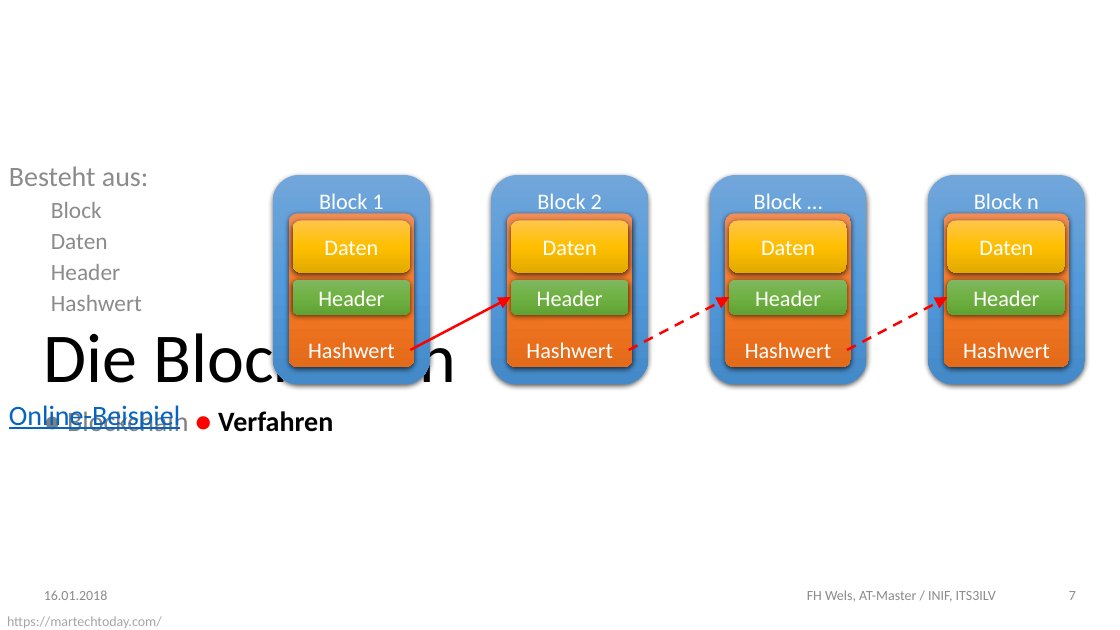
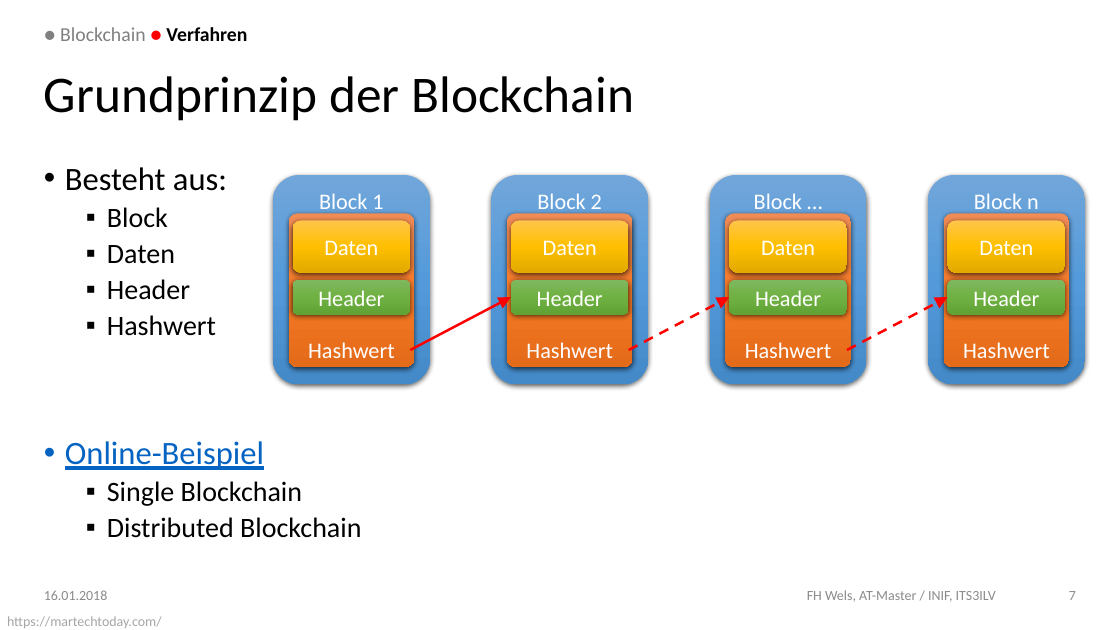
Before and after one commit to DoSchoe/ITS, a slide deck: slide 7 of Präsentation/Blockchain – Technologie.pptx. Drawn at 1120x630 pixels with LibreOffice and Linux fonts; fonts in the diff are those of the drawing; background and template pictures are left out. Boxes give left, top, right and bottom in pixels: in the first picture for what was removed or moved away, otherwise in the second. Text is boxed around its words. In the diff, an @@ line names an element or a change of style, - is before the commit and + after.

```diff
--- a/Präsentation/Blockchain – Technologie.pptx
+++ b/Präsentation/Blockchain – Technologie.pptx
@@ text "● Blockchain ● Verfahren" moved from (x1=67, y1=407, x2=333, y2=432) to (x1=60, y1=27, x2=247, y2=41) @@
@@ text "● Blockchain ● Verfahren" at (x1=60, y1=27, x2=247, y2=41): size 22.7 to 16 pt; vertical alignment top to middle @@
@@ title "Grundprinzip der Blockchain" at (x1=44, y1=76, x2=634, y2=121): vertical alignment bottom to middle @@
@@ title at (x1=44, y1=76, x2=634, y2=121): text changed; size 56.7 to 41.6 pt @@
-Die Blockchain
+Grundprinzip der Blockchain
@@ text "Besteht aus:" moved from (x1=9, y1=166, x2=180, y2=431) to (x1=65, y1=167, x2=361, y2=538) @@
@@ text at (x1=65, y1=167, x2=264, y2=470): size 22.7 to 26.5 pt in "Besteht aus:", "Online-Beispiel"; text colour #8C8C8C to #000000 in "Besteht aus:", "Block", "Daten", "Header" and 1 more places; size 18.9 to 22.7 pt in "Block", "Daten", "Header", "Hashwert"; bullet none to •; bullet none to ▪ @@
@@ text at (x1=107, y1=481, x2=361, y2=538): paragraphs added @@
+  ▪ Single Blockchain
+  ▪ Distributed Blockchain
```
Also in this commit, not shown: 9 other slides changed.
